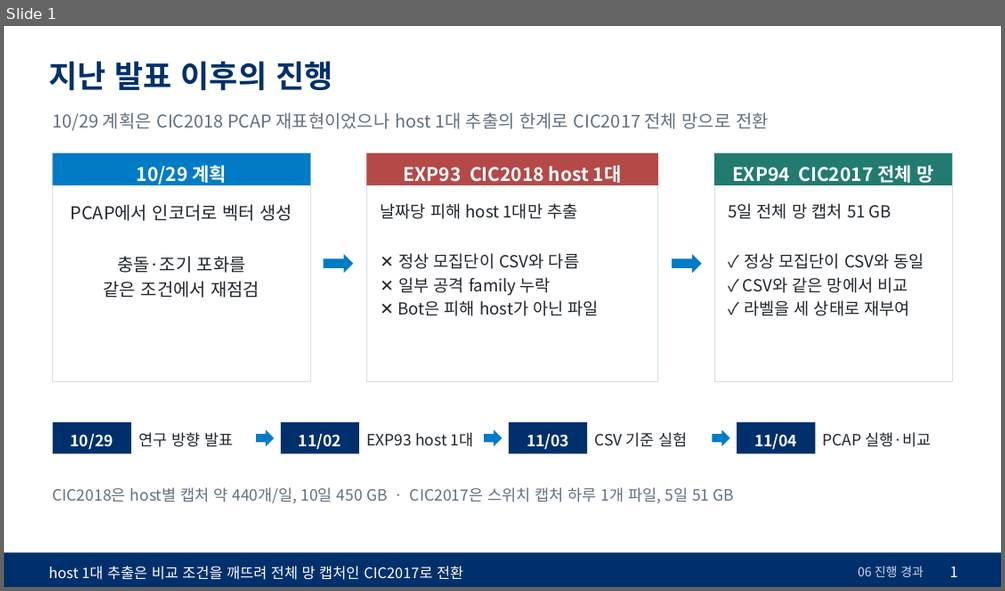
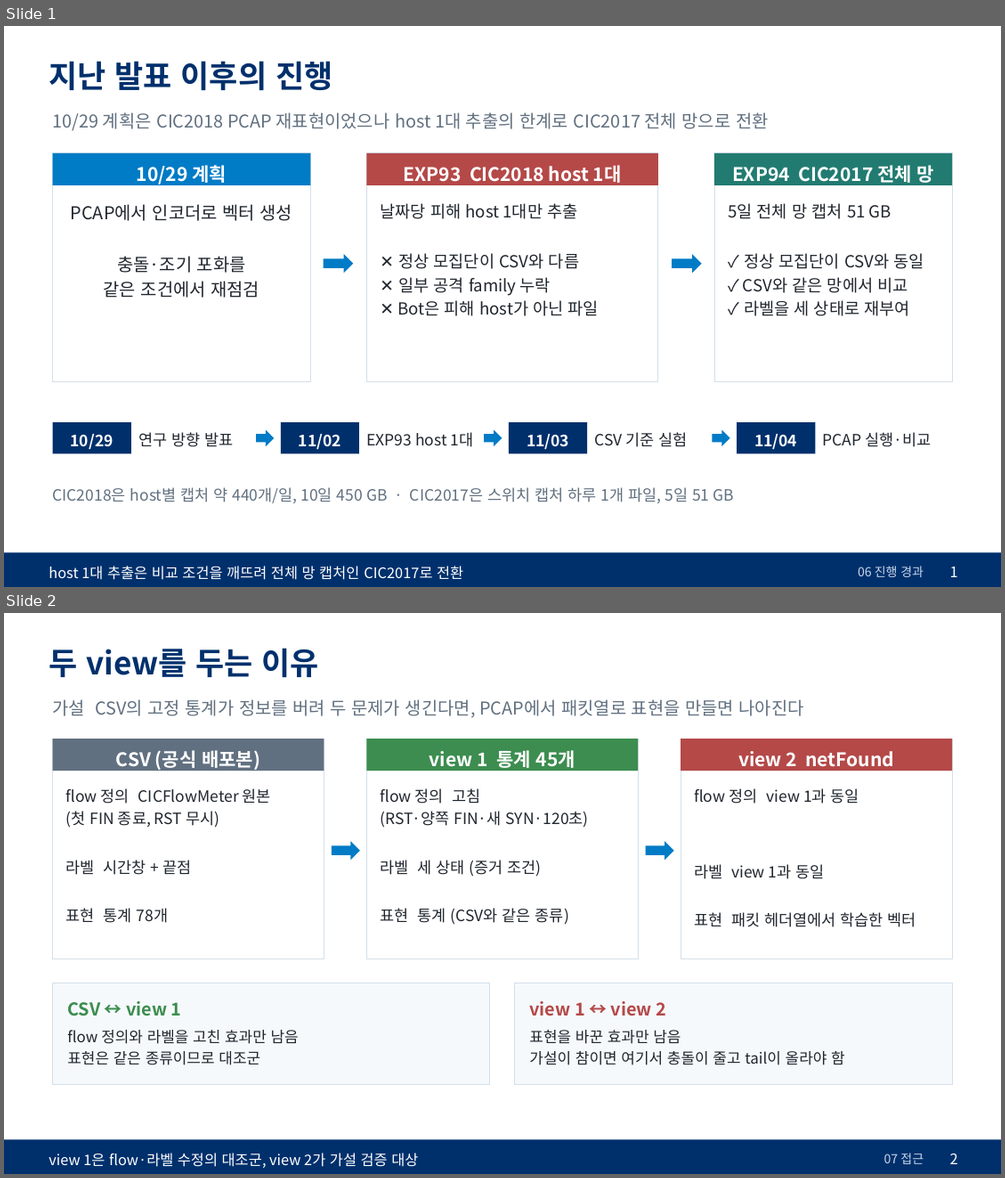
Before and after one commit to westpark9/imbal_cic, a slide deck: docs/slides/kor/20261104_PCAP_결과.pptx. Shown one above the other, each under a label of ours: slide 1 before the commit, slides 1 and 2 after it. The pictures are 1005x591 and 1005x1178 pixels, drawn with LibreOffice and Linux fonts; fonts in the diff are those of the drawing. Boxes give left, top, right and bottom in pixels: in the first picture for what was removed or moved away, otherwise in the second. Text is boxed around its words. In the diff, an @@ line names an element or a change of style, - is before the commit and + after.

```diff
--- a/docs/slides/kor/20261104_PCAP_결과.pptx
+++ b/docs/slides/kor/20261104_PCAP_결과.pptx
@@ slide 2 added at <box>4,613,1001,1174</box>, background #FFFFFF @@
@@ text added at <box>48,648,319,677</box>, 30 pt, text #00306C, bold @@
+두 view를 두는 이유
@@ text added at <box>53,699,804,718</box>, 17 pt, text #617080 @@
+가설 CSV의 고정 통계가 정보를 버려 두 문제가 생긴다면, PCAP에서 패킷열로 표현을 만들면 나아진다
@@ rectangle added at <box>53,738,324,959</box>, fill #FFFFFF, outline #D3DFE9 0.8 pt @@
@@ rectangle added at <box>53,738,324,771</box>, fill #617080 @@
@@ rectangle added at <box>367,738,638,959</box>, fill #FFFFFF, outline #D3DFE9 0.8 pt @@
@@ rectangle added at <box>367,738,638,771</box>, fill #3C8D4F @@
@@ rectangle added at <box>680,738,952,959</box>, fill #FFFFFF, outline #D3DFE9 0.8 pt @@
@@ rectangle added at <box>680,738,952,771</box>, fill #B44948 @@
@@ text added at <box>116,750,260,771</box>, 18 pt, text #FFFFFF, bold @@
+CSV (공식 배포본)
@@ text added at <box>429,750,575,771</box>, 18 pt, text #FFFFFF, bold @@
+view 1 통계 45개
@@ text added at <box>738,751,895,771</box>, 18 pt, text #FFFFFF, bold @@
+view 2 netFound
@@ text added at <box>66,788,271,923</box>, 15 pt, text #20262E @@
+flow 정의 CICFlowMeter 원본
+(첫 FIN 종료, RST 무시)
+라벨 시간창 + 끝점
+표현 통계 78개
@@ text added at <box>380,788,589,925</box>, 15 pt, text #20262E @@
+flow 정의 고침
+(RST·양쪽 FIN·새 SYN·120초)
+라벨 세 상태 (증거 조건)
+표현 통계 (CSV와 같은 종류)
@@ text added at <box>694,788,916,927</box>, 15 pt, text #20262E @@
+flow 정의 view 1과 동일
+라벨 view 1과 동일
+표현 패킷 헤더열에서 학습한 벡터
@@ right arrow added at <box>332,841,360,860</box>, fill #007BC6 @@
@@ right arrow added at <box>646,841,674,860</box>, fill #007BC6 @@
@@ rectangle added at <box>53,983,490,1084</box>, fill #F6F9FC, outline #D3DFE9 0.8 pt @@
@@ rectangle added at <box>515,983,952,1084</box>, fill #F6F9FC, outline #D3DFE9 0.8 pt @@
@@ text added at <box>67,1001,182,1016</box>, 17 pt, text #3C8D4F, bold @@
+CSV ↔ view 1
@@ text added at <box>529,1001,666,1016</box>, 17 pt, text #B44948, bold @@
+view 1 ↔ view 2
@@ text added at <box>67,1030,299,1065</box>, 14.5 pt, text #20262E @@
+flow 정의와 라벨을 고친 효과만 남음
+표현은 같은 종류이므로 대조군
@@ text added at <box>529,1030,845,1065</box>, 14.5 pt, text #20262E @@
+표현을 바꾼 효과만 남음
+가설이 참이면 여기서 충돌이 줄고 tail이 올라야 함
@@ rectangle added at <box>4,1140,1001,1174</box>, fill #00306C @@
@@ text added at <box>48,1152,418,1167</box>, 14 pt, text #FFFFFF @@
+view 1은 flow·라벨 수정의 대조군, view 2가 가설 검증 대상
@@ text added at <box>884,1152,923,1164</box>, 12 pt, text #C9D8EB @@
+07 접근
@@ text added at <box>950,1153,958,1164</box>, 14 pt, text #FFFFFF @@
+2
```
Also in this commit, not shown: 7 slides changed, 3 other slides added, 20 other files.
